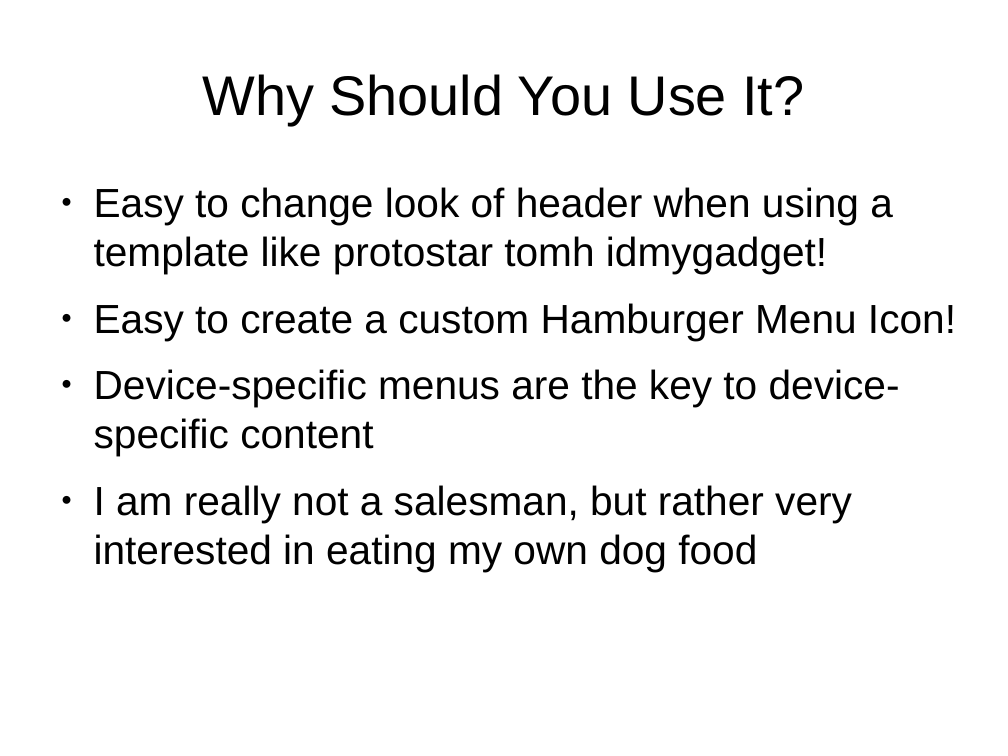
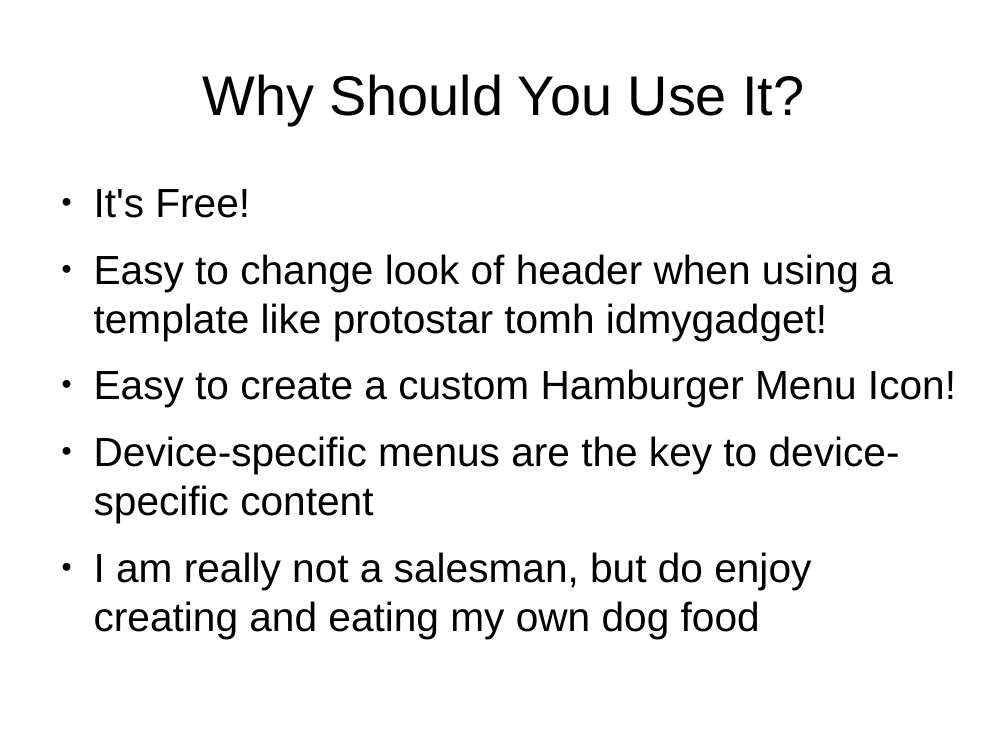
Before and after one commit to tomwhartung/jmws_accoutrements, a slide deck: slide 8 of presentations/2015_09-Joomla/Device_Detection-In_Protostar_and_Beez3.odp. Drawn at 1008x756 pixels with LibreOffice and Linux fonts; fonts in the diff are those of the drawing. Boxes give left, top, right and bottom in pixels: in the first picture for what was removed or moved away, otherwise in the second. Text is boxed around its words. In the diff, an @@ line names an element or a change of style, - is before the commit and + after.

```diff
--- a/presentations/2015_09-Joomla/Device_Detection-In_Protostar_and_Beez3.odp
+++ b/presentations/2015_09-Joomla/Device_Detection-In_Protostar_and_Beez3.odp
@@ text at bbox=[94, 189, 250, 218]: paragraph added @@
+● It's Free!
@@ text at bbox=[94, 552, 811, 638]: text changed @@
-● I am really not a salesman, but rather very interested in eating my own dog food
+● I am really not a salesman, but do enjoy creating and eating my own dog food
```
Also in this commit, not shown: 2 other slides changed, 6 slides added, 1 slide removed.
